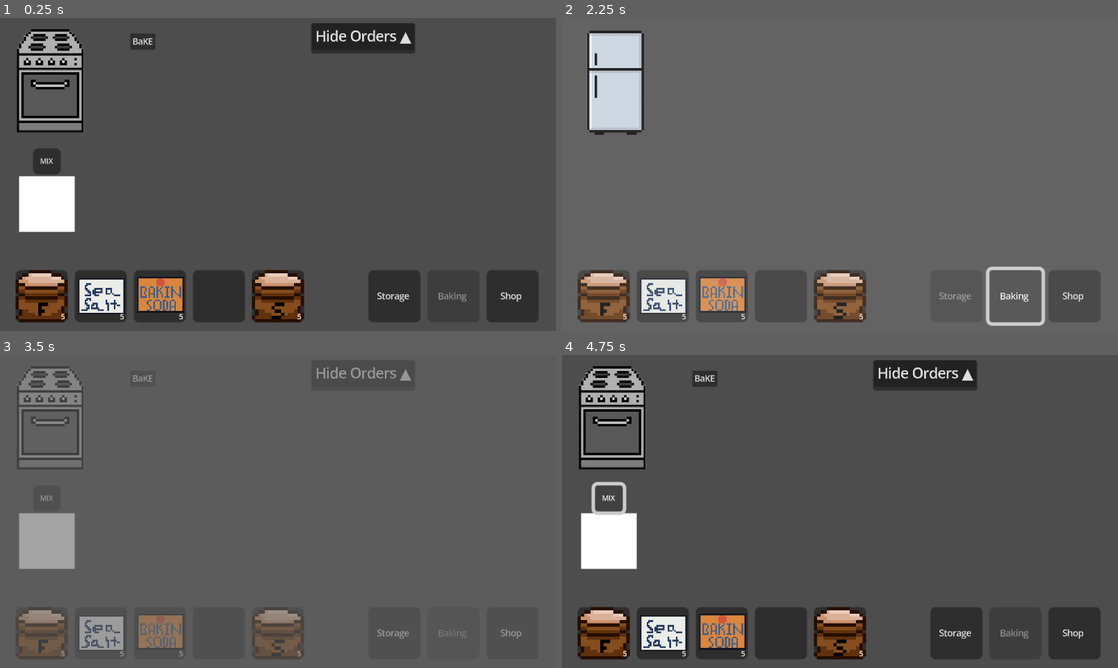
Above: before the commit, frames 1-4 (two rows, left to right).
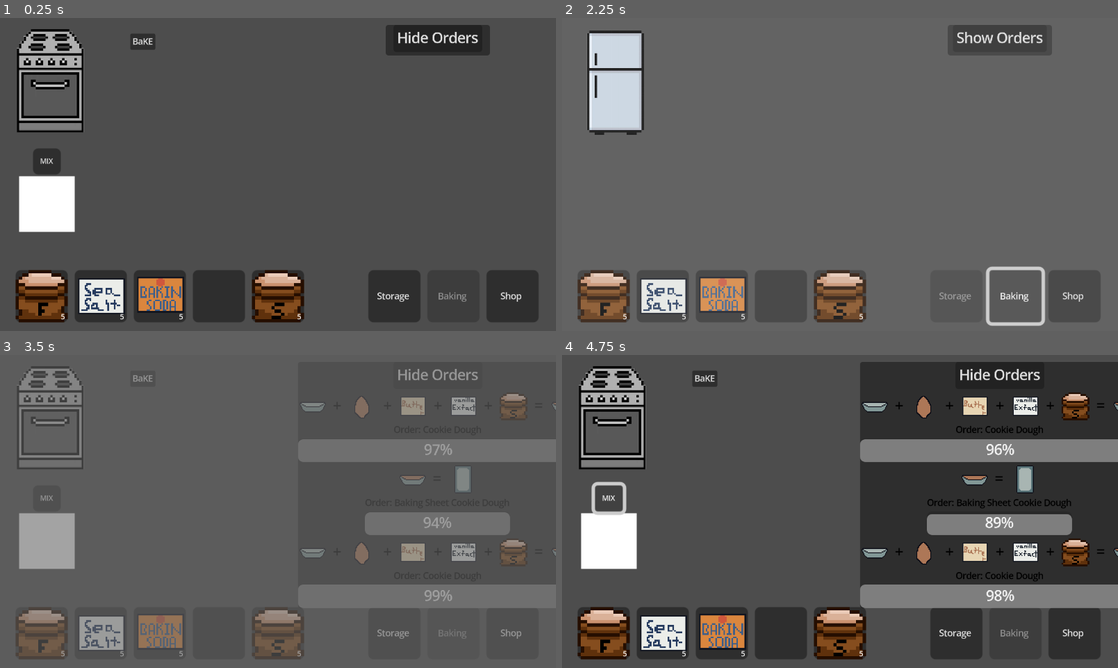
Above: after the commit, the same moments.

Repository: amusci/sweet-treat
Game: Godot game, scene res://Scenes/Areas/bakery_playground.tscn
Two runs of this game, one before a commit and one after it. Both use one fixed random seed, a clock stepped at 60 frames per second and the inputs below.
Inputs (mouse positions are in pixels of both pictures, inside the frame that each line leads up to):
- Up to frame 1 (0.25 s): no input
- Up to frame 2 (2.25 s): click "Storage" at 0.5 s; click "Hide Orders ▲" (after the commit: "Hide Orders") at 1.25 s; click "Baking" at 2 s
- Up to frame 3 (3.5 s): click (439, 376) at 2.75 s, where only the run after the commit has a clickable "Show Orders"
- Up to frame 4 (4.75 s): click "BaKE" at 3.5 s; click "MIX" at 4.25 s

The runs differ from the first frame. In frame 1, 2.7% of the frame differs, in the area x 56-89%, y 1-12%; in frame 2, 1.7%; in frame 3, 3.4%; in frame 4, 35%, in the area x 53-100%, y 1-81%.

Commit message:
Order popup now persists between scenes
IT WORKS!

Diff:
--- a/Resources/RecipeResources/InbetweenRecipeResources/baking_sheet_cookie_dough.tres
+++ b/Resources/RecipeResources/InbetweenRecipeResources/baking_sheet_cookie_dough.tres
@@ -18,4 +18,4 @@
 ingredients = Array[ExtResource("1_nityr")]([SubResource("Resource_8dxy4")])
 tool_required = "bakingsheet"
 sell_price = 0.0
-time_to_make = 15.0
+time_to_make = 25.0
--- a/Resources/RecipeResources/InbetweenRecipeResources/cookie_dough.tres
+++ b/Resources/RecipeResources/InbetweenRecipeResources/cookie_dough.tres
@@ -38,4 +38,4 @@
 ingredients = Array[ExtResource("1_xjijx")]([SubResource("Resource_hct02"), SubResource("Resource_mx8fl"), SubResource("Resource_sskqx"), SubResource("Resource_8l02b"), SubResource("Resource_s8xic")])
 tool_required = "mixing"
 sell_price = 0.0
-time_to_make = 15.0
+time_to_make = 100.0
--- a/Resources/RecipeResources/InbetweenRecipeResources/self_rising_dough.tres
+++ b/Resources/RecipeResources/InbetweenRecipeResources/self_rising_dough.tres
@@ -28,4 +28,4 @@
 ingredients = Array[ExtResource("2_hupyq")]([SubResource("Resource_6ln8n"), SubResource("Resource_si7ht"), SubResource("Resource_djmpx")])
 tool_required = "mixing"
 sell_price = 0.0
-time_to_make = 10.0
+time_to_make = 50.0
--- a/Scenes/Areas/bakery_playground.tscn
+++ b/Scenes/Areas/bakery_playground.tscn
@@ -32,8 +32,8 @@
 offset_bottom = 175.0
 
 [node name="OrderContainer" parent="." instance=ExtResource("5_0sb6y")]
-offset_left = 99.0
-offset_top = 3.0
-offset_right = 539.0
-offset_bottom = 146.0
+offset_left = 218.0
+offset_top = 4.0
+offset_right = 354.0
+offset_bottom = 106.0
 scale = Vector2(0.5, 0.5)
--- a/Scenes/Areas/storage_playground.tscn
+++ b/Scenes/Areas/storage_playground.tscn
@@ -1,9 +1,10 @@
-[gd_scene load_steps=5 format=3 uid="uid://c3e01muplx18p"]
+[gd_scene load_steps=6 format=3 uid="uid://c3e01muplx18p"]
 
 [ext_resource type="PackedScene" uid="uid://b8rhowa3gudpk" path="res://Scenes/SceneSwitching/SceneButtons.tscn" id="1_5ysot"]
 [ext_resource type="PackedScene" uid="uid://q1v1svbbga3m" path="res://Scenes/NonUpgradables/tablehotbar/hotbar.tscn" id="2_4lbp4"]
 [ext_resource type="PackedScene" uid="uid://m07v5i1n8ugu" path="res://Scenes/Machines/fridge.tscn" id="3_48a00"]
 [ext_resource type="PackedScene" uid="uid://be6ih76u65jfa" path="res://Scenes/Machines/dry_storage.tscn" id="4_hrdef"]
+[ext_resource type="PackedScene" uid="uid://bqekke6vc13d1" path="res://Scenes/Orders/OrderContainer.tscn" id="5_fsijw"]
 
 [node name="StoragePlayground" type="Node2D"]
 
@@ -25,3 +26,10 @@
 
 [node name="DryStorage" parent="." instance=ExtResource("4_hrdef")]
 position = Vector2(280, 50)
+
+[node name="OrderContainer" parent="." instance=ExtResource("5_fsijw")]
+offset_left = 218.0
+offset_top = 4.0
+offset_right = 354.0
+offset_bottom = 106.0
+scale = Vector2(0.5, 0.5)
--- a/Scenes/Orders/order.gd
+++ b/Scenes/Orders/order.gd
@@ -1,23 +1,24 @@
+# order.gd
 extends VBoxContainer
-
 ###TODO: Maybe a button the cancel orders you don't want to do?
 ######## Need to also show previous inbetween recipes.. no clue how to ######## do this...
-
 var progress_bar: ProgressBar
 var label: Label
 var recipe
 var recipe_container: HBoxContainer
-var time_left: float
-var max_time: float
-var order_data
+var order_id  # Store unique ID
+var container_parent  # Order container
 
 func setup(order_data_param):
-	# Order setup functionality
-	order_data = order_data_param # New variable alert
-	# Need to load these two as they are instantiated
+	# Store the unique ID
+	order_id = order_data_param.id
+
+	# Get reference to the container parent
+	call_deferred("_get_container_parent")
+
+	# Load these as they are instantiated
 	progress_bar = get_node("ProgressBar")
 	label = get_node("Label")
-
 	recipe_container = get_node("RecipeContainer")
 
 	# Clear any existing recipe display
@@ -25,19 +26,19 @@
 		child.queue_free()
 
 	# Add ingredient sprites
-	for i in range(order_data.ingredients.size()):
-		var recipe_requirement = order_data.ingredients[i]
+	for i in range(order_data_param.ingredients.size()):
+		var recipe_requirement = order_data_param.ingredients[i]
 		var actual_ingredient = recipe_requirement.ingredient
 
 		# Create sprite for ingredient
 		var ingredient_sprite = TextureRect.new()
 		ingredient_sprite.texture = actual_ingredient.icon
 		ingredient_sprite.stretch_mode = TextureRect.STRETCH_KEEP_ASPECT_CENTERED
-		ingredient_sprite.custom_minimum_size = Vector2(32, 32) # We are doing 32x32 right?
+		ingredient_sprite.custom_minimum_size = Vector2(32, 32)
 		recipe_container.add_child(ingredient_sprite)
 
 		# Add + between ingredients
-		if i < order_data.ingredients.size() - 1:
+		if i < order_data_param.ingredients.size() - 1:
 			var plus_label = Label.new()
 			plus_label.text = " + "
 			plus_label.add_theme_font_size_override("font_size", 16)
@@ -53,29 +54,48 @@
 
 	# Add final recipe
 	var recipe_sprite = TextureRect.new()
-	recipe_sprite.texture = order_data.recipe.icon
+	recipe_sprite.texture = order_data_param.recipe.icon
 	recipe_sprite.stretch_mode = TextureRect.STRETCH_KEEP_ASPECT_CENTERED
-	recipe_sprite.custom_minimum_size = Vector2(32, 32) # 32x32
+	recipe_sprite.custom_minimum_size = Vector2(32, 32)
 	recipe_container.add_child(recipe_sprite)
 
 	# Set up the rest of the order data
-	recipe = order_data.recipe
-	time_left = order_data.time_left
-	max_time = order_data.recipe.time_to_make
+	recipe = order_data_param.recipe
+
 	# Show recipe name
-	label.text = "Order: %s" % order_data.recipe.title
+	label.text = "Order: %s" % order_data_param.recipe.title
+	progress_bar.max_value = 100.0
 
-	progress_bar.max_value = 100.0
-	progress_bar.value = 100.0
+func _get_container_parent():
+	# Find the order container parent
+	var current = get_parent()
+	while current:
+		if current.has_method("remove_order_ui"):
+			container_parent = current
+			break
+		current = current.get_parent()
 
 func _process(delta):
-	if time_left > 0:
-		time_left -= delta
-		# Calculate progress
-		if progress_bar != null:
-			progress_bar.value = (time_left / max_time) * 100.0
+	# Get the current order data from OrderManager using the order ID
+	var current_order_data = OrderManager.get_order_by_id(order_id)
 
-		if time_left <= 0:
-			# Order expired
-			OrderManager.remove_order_by_data(order_data)
-			queue_free()
+	if current_order_data.is_empty():
+		# Order no longer exists in OrderManager REMOVE IT
+		queue_free()
+		return
+
+	if is_instance_valid(progress_bar):
+		var max_time = current_order_data.recipe.time_to_make
+		var time_left = current_order_data.time_left
+
+		# DO NOT DIVIDE BY 0
+		if max_time > 0:
+			var progress_percentage = max(0.0, (time_left / max_time) * 100.0)
+			progress_bar.value = progress_percentage
+
+			#print("Order: ", current_order_data.recipe.title, " Time left: ", time_left, " Max: ", max_time, " Progress: ", progress_percentage)
+		else:
+			progress_bar.value = 0.0
+
+func get_order_data():
+	return OrderManager.get_order_by_id(order_id)
--- a/Scenes/Orders/order_container.gd
+++ b/Scenes/Orders/order_container.gd
@@ -1,31 +1,80 @@
+# order_container.gd
 extends VBoxContainer
-
 ###TODO: UI is hell
-
 @export var order_scene: PackedScene
-
 var toggle_button: Button
 var orders_container: VBoxContainer
 var is_minimized = false
+var order_instances: Dictionary = {}  # Track order instances by order_id instead of order_data
+
+# Persist through scenes
+static var persistent_order_state = false
 
 func _ready():
 	# Get references to child nodes
 	toggle_button = get_node("ToggleButton")
 	orders_container = get_node("OrdersContainer")
+
+	# Restore the minimized state from the static variable
+	is_minimized = persistent_order_state
+
 	# Connect signals from OrderManager
 	OrderManager.order_added.connect(_on_order_added)
 	OrderManager.order_removed.connect(_on_order_removed)
 
+	# Connect the toggle button - make sure this happens
+	if toggle_button:
+		if not toggle_button.pressed.is_connected(_on_toggle_button_pressed):
+			toggle_button.pressed.connect(_on_toggle_button_pressed)
+
+	# Restore existing orders when returning to this scene
+	restore_existing_orders()
+
+	# Apply the minimized state AFTER everything is set up
+	call_deferred("apply_button_state")
+
+func restore_existing_orders():
+	# Clear any existing UI elements first
+	clear_all_orders()
+
+	# Get all active orders from OrderManager and create UI for them
+	var active_orders = OrderManager.get_active_orders()
+	for order_data in active_orders:
+		create_order_ui(order_data)
+
+func clear_all_orders():
+	# Clear the tracking dictionary
+	order_instances.clear()
+
+	# Remove all order UI elements
+	for child in orders_container.get_children():
+		child.queue_free()
+
+func create_order_ui(order_data):
+	# Create new order instance
+	var order_instance = order_scene.instantiate()
+	order_instance.setup(order_data)
+	orders_container.add_child(order_instance)
+
+	# Track this instance by order ID
+	order_instances[order_data.id] = order_instance
+
 func _on_order_added(order_data):
-	# Add order to the orders container (not self)
-	var order_instance = order_scene.instantiate()
-	order_instance.setup(order_data) # Set up the order
-	orders_container.add_child(order_instance)  # Add to orders_container instead of self
+	# Only add if we don't already have UI for this order
+	if not order_instances.has(order_data.id):
+		create_order_ui(order_data)
 
-func _on_order_removed(order_node):
-	# Remove order from the container
-	if order_node.get_parent() == orders_container:  # Check if orders_container is the parent
-		order_node.queue_free()
+func _on_order_removed(order_data):
+	# Remove UI for the expired order
+	remove_order_ui(order_data)
+
+# Call this when an order is completed/expired to remove its UI
+func remove_order_ui(order_data):
+	if order_instances.has(order_data.id):
+		var order_instance = order_instances[order_data.id]
+		order_instances.erase(order_data.id)
+		if is_instance_valid(order_instance):
+			order_instance.queue_free()
 
 func _on_toggle_button_pressed():
 	if is_minimized:
@@ -33,20 +82,28 @@
 	else:
 		minimize_orders()
 
+func apply_button_state():
+	# Force apply the correct state after everything is loaded
+	print("Applying minimized state: ", is_minimized)  # Debug print
+	if is_minimized:
+		minimize_orders()
+	else:
+		maximize_orders()
+
 func minimize_orders():
+	# Minimize order functionality
 	if orders_container:
-		# Hide all orders
 		orders_container.visible = false
-		# Update button text
 		if toggle_button:
 			toggle_button.text = "Show Orders"
 		is_minimized = true
+		persistent_order_state = true
 
 func maximize_orders():
+	# Maximize order functionality
 	if orders_container:
-		# Show all orders
 		orders_container.visible = true
-		# Update button text
 		if toggle_button:
 			toggle_button.text = "Hide Orders"
 		is_minimized = false
+		persistent_order_state = false
--- a/Scripts/Singleton/OrderManager.gd
+++ b/Scripts/Singleton/OrderManager.gd
@@ -1,16 +1,14 @@
+# ordermanager.gd
 extends Node
-
 ###TODO: Money will eventually be implemented, please continue to stress yourself out about this
-
-
 var available_recipes: Array = []
 var active_orders: Array = []
 @export var max_orders := 3
-@export var spawn_interval := 5.0
+@export var spawn_interval := 1.0
 var spawn_timer := 0.0
-
 signal order_added(order_data)
-signal order_removed(order_node)
+signal order_removed(order_data)
+signal orders_restored(orders_array)
 
 func _ready():
 	# Make sure DataManager already loaded the recipes
@@ -27,7 +25,18 @@
 		print("- ", recipe.title)
 
 func _process(delta):
-	# Spawn an order if we arent at our limit
+	# Update existing orders time_left
+	for i in range(active_orders.size() - 1, -1, -1):  # Iterate backwards to safely remove
+		var order_data = active_orders[i]
+		order_data.time_left -= delta
+
+		if order_data.time_left <= 0:
+			# Order expired
+			print("Order expired: ", order_data.recipe.title)
+			order_removed.emit(order_data)
+			active_orders.remove_at(i)
+
+	# Spawn an order if we under limit
 	spawn_timer += delta
 	if spawn_timer >= spawn_interval and active_orders.size() < max_orders:
 		spawn_timer = 0.0
@@ -37,20 +46,38 @@
 	# Spawn order functionality
 	var recipe = available_recipes.pick_random() # Choose random recipe
 	var order_data = { # House recipe data in dictionary
+		"id": Time.get_unix_time_from_system() + randf(), # Unique ID
 		"recipe": recipe,
 		"time_left": recipe.time_to_make,
-		"ingredients" : recipe.ingredients,
+		"ingredients": recipe.ingredients,
 	}
 	active_orders.append(order_data) # Create new order in array
-	print("New order: ", recipe.title, " (", active_orders.size(), "/", max_orders, ")")
+	#print("New order: ", recipe.title, " (", active_orders.size(), "/", max_orders, ")")
 	order_added.emit(order_data) # Tell our container to add an order
 
 func remove_order_by_data(order_data):
+	# Remove order functionality
 	var index = active_orders.find(order_data)
 	if index != -1:
 		active_orders.remove_at(index)
 		print("Removed order: ", order_data.recipe.title, " (", active_orders.size(), "/", max_orders, ")")
-		# Note: You'll need to handle the UI removal in your container script
-		# since we don't have the order_node here to emit with
 	else:
 		print("Error: Could not find order to remove!")
+
+func get_active_orders() -> Array:
+	# Helper function to get active orders
+	return active_orders
+
+
+func get_order_by_id(order_id) -> Dictionary:
+	# Helper function to get order id
+	for order in active_orders:
+		if order.id == order_id:
+			return order
+	return {}
+
+
+func complete_order(order_data):
+	# Complete order functionality
+	remove_order_by_data(order_data)
+	# TODO: MONEY TIME
